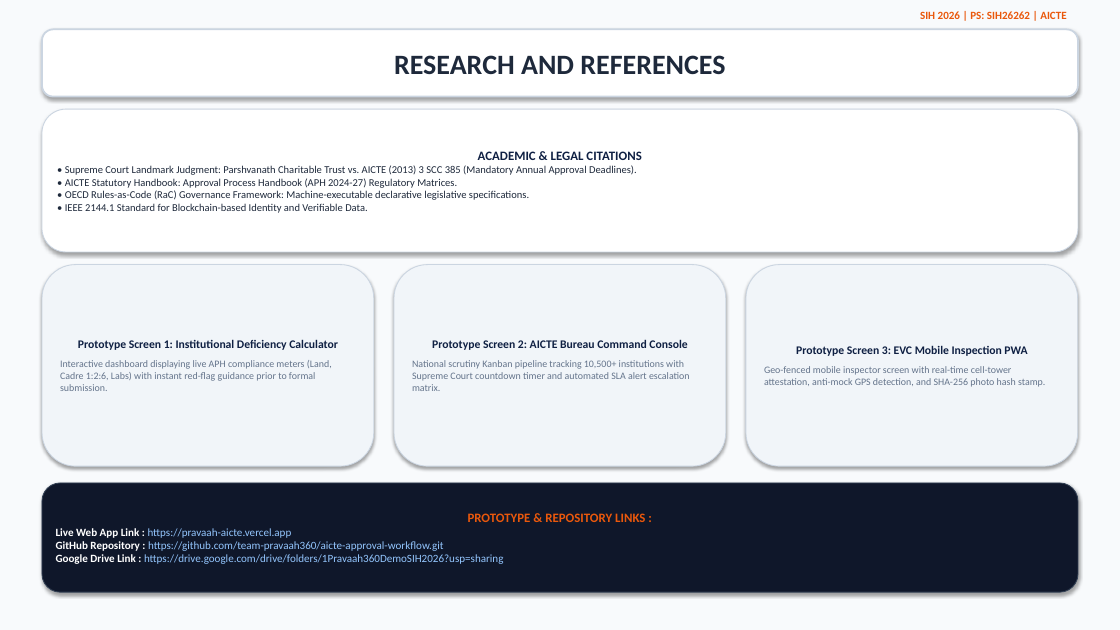
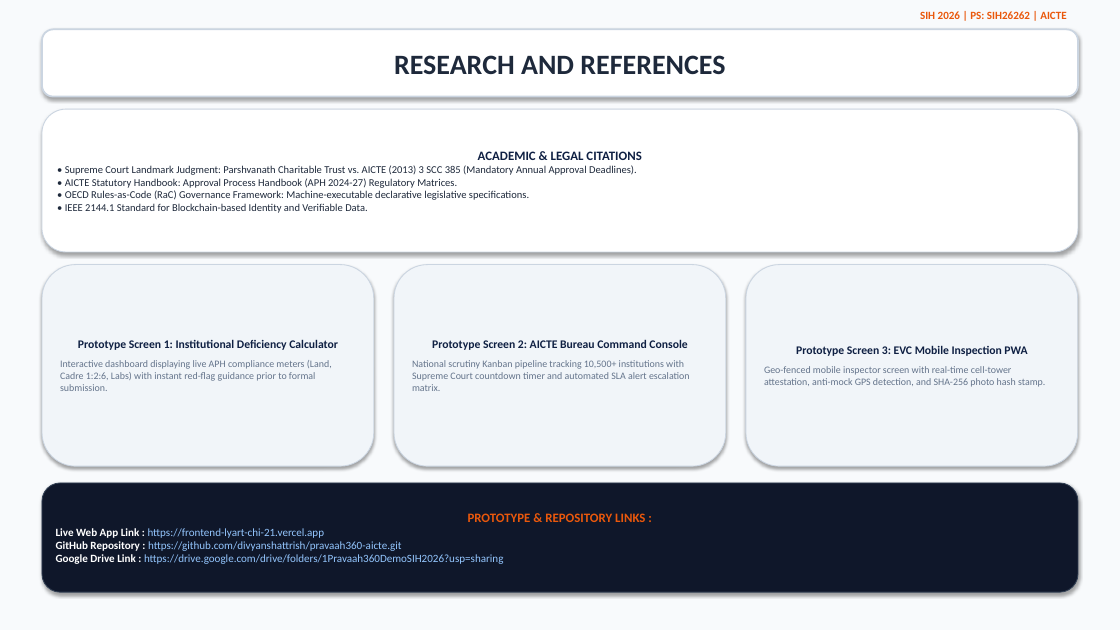
Before and after one commit to divyanshattrish/pravaah360-aicte, a slide deck: slide 6 of SIH26262_AICTE_Winning_Presentation.pptx. Drawn at 1120x630 pixels with LibreOffice and Linux fonts; fonts in the diff are those of the drawing. Boxes give left, top, right and bottom in pixels: in the first picture for what was removed or moved away, otherwise in the second. Text is boxed around its words. In the diff, an @@ line names an element or a change of style, - is before the commit and + after.

Commit message:
chore: update live Vercel deployment URL across PPT and PDF

```diff
--- a/SIH26262_AICTE_Winning_Presentation.pptx
+++ b/SIH26262_AICTE_Winning_Presentation.pptx
@@ text in rounded rectangle at <box>56,528,402,551</box>: text changed @@
-Live Web App Link : https://pravaah-aicte.vercel.app
-GitHub Repository : https://github.com/team-pravaah360/aicte-approval-workflow.git
+Live Web App Link : https://frontend-lyart-chi-21.vercel.app
+GitHub Repository : https://github.com/divyanshattrish/pravaah360-aicte.git
```
Also in this commit, not shown: 3 other files.
